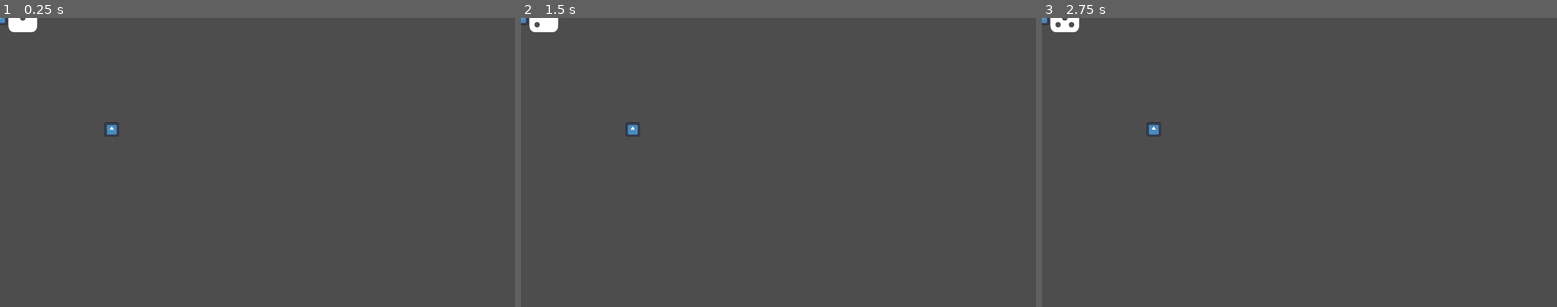
Above: before the commit, frames 1-3 (left to right).
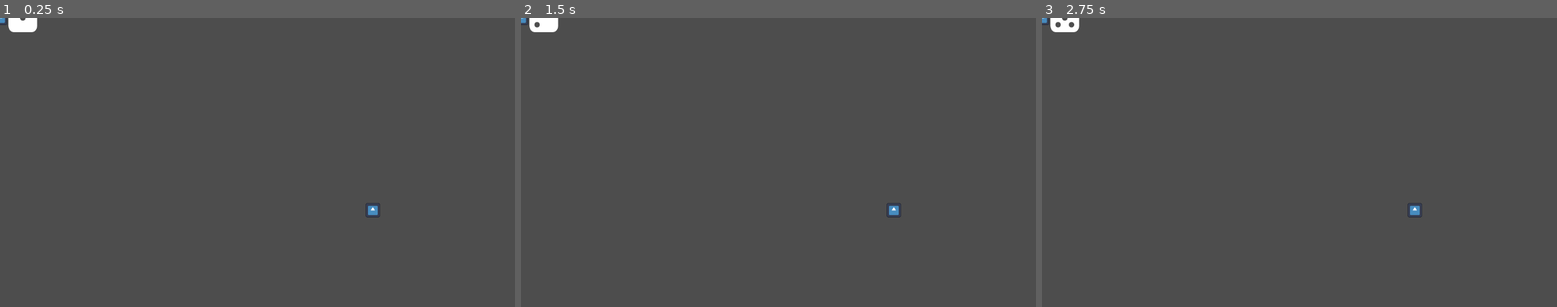
Above: after the commit, the same moments.

Repository: pescmy/HeRoll
Game: Godot game, scene res://scene/battle.tscn
The game is run twice, just before and just after one commit, with the same random seed, the same clock (stepped at 60 frames per second) and the same inputs. This scene is started directly instead of the project's main scene. The engine's default icon, where the game draws it, is replaced by a stand-in: a white triangle on a blue panel in a dark square.
Inputs:
- Up to frame 1 (0.25 s): no input
- Up to frame 2 (1.5 s): tap Enter (ui_accept) at 0.5, 0.77, 1.25 s; hold R (Roll Dice) 0.53-1.28 s; tap R (Roll Dice) at 1.35 s
- Up to frame 3 (2.75 s): tap Enter (ui_accept) at 1.52 s; hold R (Roll Dice) from 2.03 s (still down)

The runs differ from the first frame. In frame 1, 0.2% of the frame differs, in the area x 20-74%, y 36-70%; in frame 2, 0.2%; in frame 3, 0.2%.
Error after the commit: Invalid access to property or key 'equipped_armor' on a base object of type 'Node2D (PlayerEquipment)'. (res://scripts/player_stats.gd:28)

Commit message:
Random bug fix

Diff:
--- a/enemies/slime.tres
+++ b/enemies/slime.tres
@@ -4,7 +4,7 @@
 
 [resource]
 script = ExtResource("1_j13lc")
-name = "Slim"
+name = "Slime"
 max_health = 15
 strength = 3
 defense = 1
--- a/scene/battle.tscn
+++ b/scene/battle.tscn
@@ -8,6 +8,7 @@
 [node name="Battle" type="Node2D"]
 
 [node name="BattleController" parent="." instance=ExtResource("1_0okv5")]
+position = Vector2(584, 181)
 
 [node name="DiceContainer" parent="." instance=ExtResource("2_ebedk")]
 
--- a/scripts/player_equipment.gd
+++ b/scripts/player_equipment.gd
@@ -4,12 +4,12 @@
 signal equipment_changed
 
 @export var equipped_weapon: Item
-@export var equipped_armor: Item
+@export var equipped_armour: Item
 @export var equipped_accessory: Item
 
 func _ready() -> void:
 	print("[Equipment] Ready. Weapon=%s Armor=%s Accessory=%s"
-		% [_name_or_none(equipped_weapon), _name_or_none(equipped_armor), _name_or_none(equipped_accessory)])
+		% [_name_or_none(equipped_weapon), _name_or_none(equipped_armour), _name_or_none(equipped_accessory)])
 
 func equip(item: Item) -> void:
 	if item == null:
@@ -17,8 +17,8 @@
 	match item.type:
 		"weapon":
 			equipped_weapon = item
-		"armor":
-			equipped_armor = item
+		"armour":
+			equipped_armour = item
 		"accessory":
 			equipped_accessory = item
 	print("[Equipment] Equipped %s (%s)" % [item.name, item.type])
@@ -28,8 +28,8 @@
 	match slot:
 		"weapon":
 			equipped_weapon = null
-		"armor":
-			equipped_armor = null
+		"armour":
+			equipped_armour = null
 		"accessory":
 			equipped_accessory = null
 	print("[Equipment] Unequipped %s" % slot)
@@ -52,7 +52,7 @@
 func get_equipment_summary() -> String:
 	var s := ""
 	s += "Weapon: %s\n" % _name_or_none(equipped_weapon)
-	s += "Armor: %s\n" % _name_or_none(equipped_armor)
+	s += "Armour: %s\n" % _name_or_none(equipped_armour)
 	s += "Accessory: %s\n" % _name_or_none(equipped_accessory)
 	return s
 
@@ -64,8 +64,8 @@
 	var out: Array = []
 	if equipped_weapon != null:
 		out.append(equipped_weapon)
-	if equipped_armor != null:
-		out.append(equipped_armor)
+	if equipped_armour != null:
+		out.append(equipped_armour)
 	if equipped_accessory != null:
 		out.append(equipped_accessory)
 	return out
